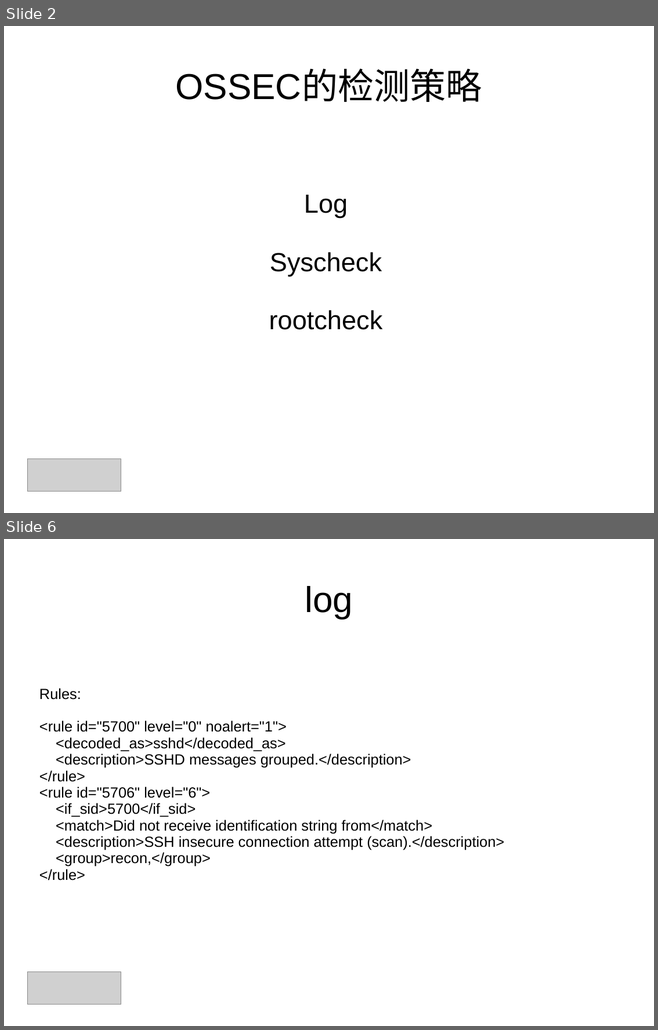
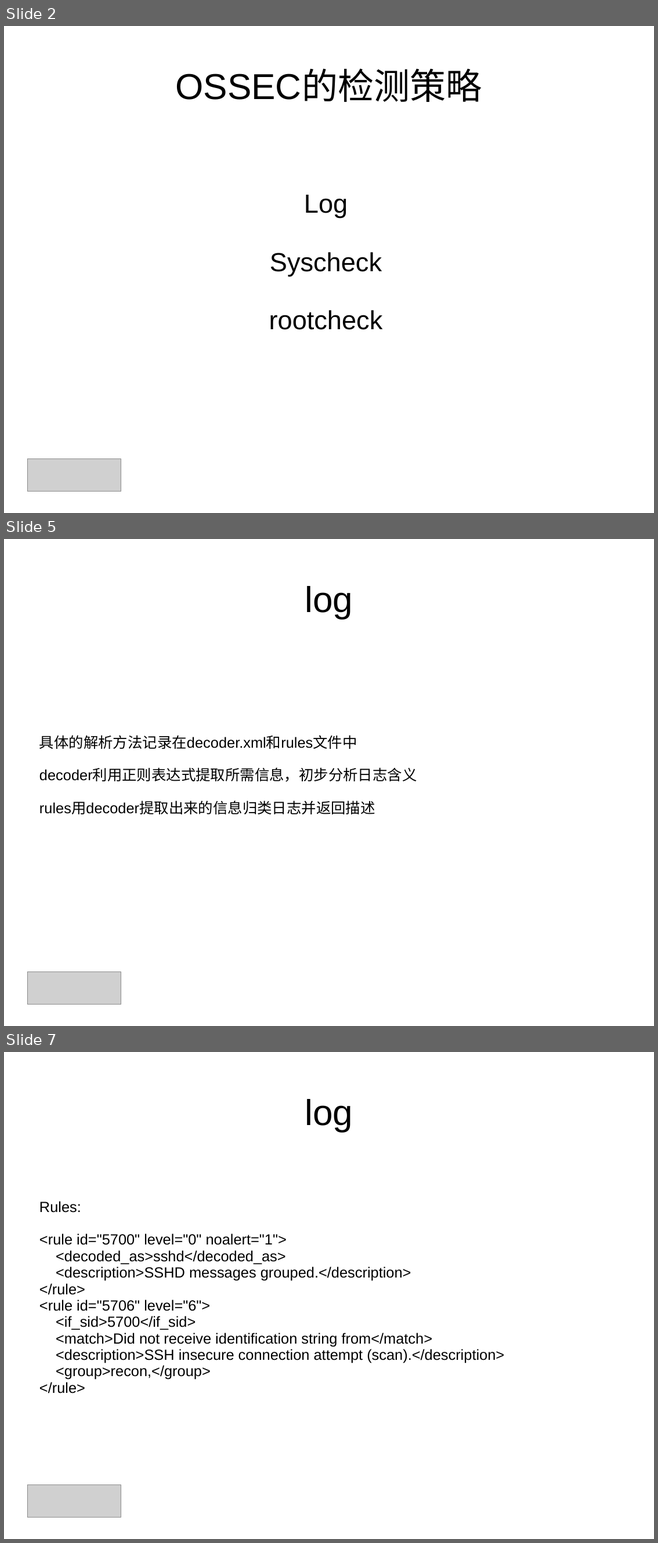
Before and after one commit to shjwudp/ossec, a slide deck: readme.ppt. Shown one above the other, each under a label of ours: slides 2 and 6 before the commit, slides 2, 5 and 7 after it; the slides between them are not shown. The pictures are 658x1030 and 658x1543 pixels, drawn with LibreOffice and Linux fonts; fonts in the diff are those of the drawing; grey boxes stand for pictures; background and template pictures are left out. Boxes give left, top, right and bottom in pixels: in the first picture for what was removed or moved away, otherwise in the second. Text is boxed around its words. In the diff, an @@ line names an element or a change of style, - is before the commit and + after.

```diff
--- a/readme.ppt
+++ b/readme.ppt
@@ slide 5 added at (x1=4, y1=539, x2=654, y2=1026), background picture (left out) @@
@@ title added at (x1=304, y1=586, x2=353, y2=618), 44 pt, text #000000 @@
+log
@@ subtitle added at (x1=39, y1=735, x2=417, y2=815), 18 pt, text #000000 @@
+具体的解析方法记录在decoder.xml和rules文件中
+decoder利用正则表达式提取所需信息，初步分析日志含义
+rules用decoder提取出来的信息归类日志并返回描述
@@ picture added at (x1=28, y1=972, x2=121, y2=1005) @@
@@ what was slide 6 is now slide 7 @@
```
Also in this commit, not shown: 2 slides changed, 10 other slides added, 7 slides removed, 2 other files.
